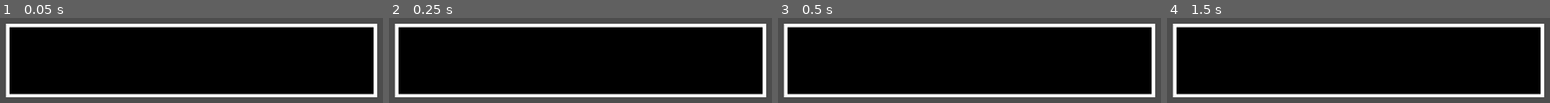
Above: before the commit, frames 1-4 (left to right).
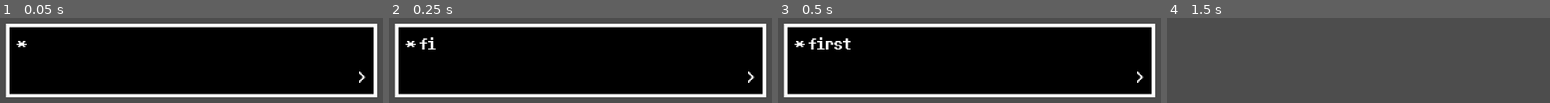
Above: after the commit, the same moments.

Repository: KevinZhang3082/Godot-Hackathon-Project
Game: Godot game, scene res://textbox.tscn
The game is run twice, just before and just after one commit, with the same random seed, the same clock (stepped at 60 frames per second) and the same inputs.
Inputs:
- Up to frame 1 (0.05 s): no input
- Up to frame 2 (0.25 s): no input
- Up to frame 3 (0.5 s): no input
- Up to frame 4 (1.5 s): tap Enter (ui_accept) at 0.5, 0.6, 0.77, 1.07, 1.35 s; hold Right (ui_right) from 0.53 s (still down)

The runs differ from the first frame. In frame 1, 0.3% of the frame differs, in the area x 4-96%, y 26-77%; in frame 2, 0.6%; in frame 3, 1.0%; in frame 4, 83%, in the area x 1-99%, y 6-94%.

Commit message:
text box almost done
got some weird stuff going on, wll fix later

Diff:
--- a/Textbox.gd
+++ b/Textbox.gd
@@ -1,15 +1,83 @@
 extends CanvasLayer
+
+const CHAR_READ_RATE = .1
 
 @onready var textbox_container = $TextboxContainer
 @onready var start_symbol = $TextboxContainer/MarginContainer2/HBoxContainer/Start
 @onready var end_symbol = $TextboxContainer/MarginContainer2/HBoxContainer/End
 @onready var label = $TextboxContainer/MarginContainer2/HBoxContainer/Label
 # Called when the node enters the scene tree for the first time.
+
+enum State {
+	READY,
+	READING,
+	FINISHED
+}
+
+var current_state = State.READY
+var text_queue = []
+
 func _ready() -> void:
+	print("Starting state: State.READY")
 	hide_textbox()
+	queue_text("first text")
+	queue_text("second text")
+	queue_text("third text")
+	queue_text("fourth text")
+	queue_text("fifth text")
+
+func _process(delta) -> void:
+	match current_state:
+		State.READY:
+			if text_queue.size() != 0:
+				display_text()
+		State.READING:
+			if Input.is_action_just_pressed("ui_accept"):
+				$Tween.stop_all()
+				label.visible_ratio = 1.0
+				end_symbol.text = ">"
+				change_state(State.FINISHED)
+		State.FINISHED:
+			if Input.is_action_just_pressed("ui_accept"):
+				change_state(State.READY)
+				hide_textbox()
+
+func queue_text(next_text):
+	text_queue.push_back(next_text)
 
 func hide_textbox() -> void:
 	start_symbol.text = ""
 	end_symbol.text = ""
 	label.text = ""
-	#textbox_container.hide()
+	textbox_container.hide()
+
+func show_textbox() -> void:
+	start_symbol.text = "*"
+	end_symbol.text = ""
+	textbox_container.show()
+
+func display_text() -> void:
+	var next_text = text_queue.pop_front()
+	label.text = next_text
+	label.visible_ratio = 0.0;
+
+	change_state(State.READING)
+	show_textbox()
+
+	var tween = create_tween()
+	tween.tween_property(label, "visible_ratio", 1.0, len(next_text) * CHAR_READ_RATE)
+	_on_Tween_tween_all_complete()
+
+func _on_Tween_tween_all_complete():
+	change_state(State.FINISHED)
+	end_symbol.text = ">"
+
+func change_state(next_state):
+	current_state = next_state
+	match current_state:
+		State.READY:
+			print("Changing state to State.READY")
+		State.READING:
+			print("Changing state to State.READING")
+		State.FINISHED:
+			print("Changing state to State.FINISHED")
